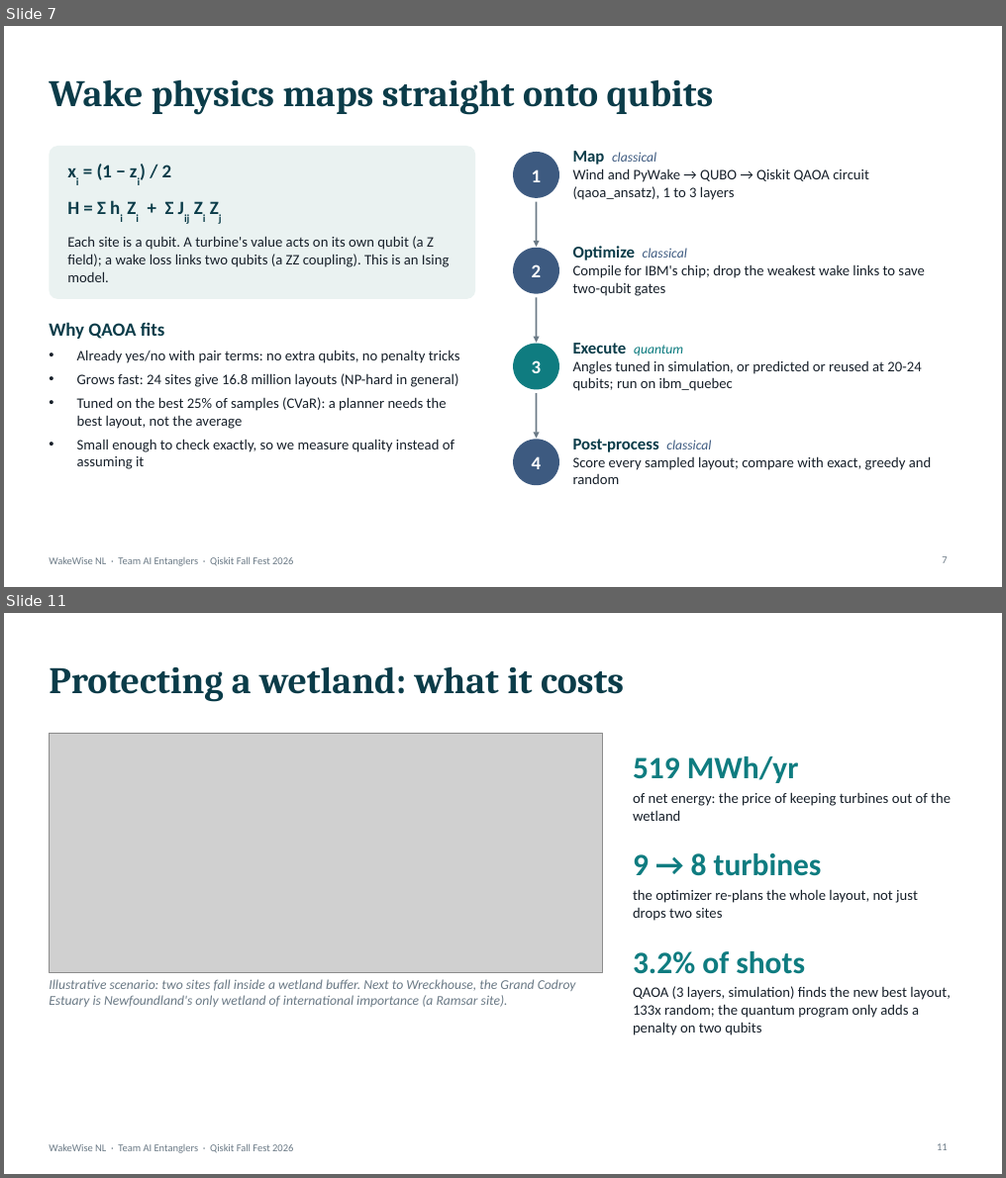
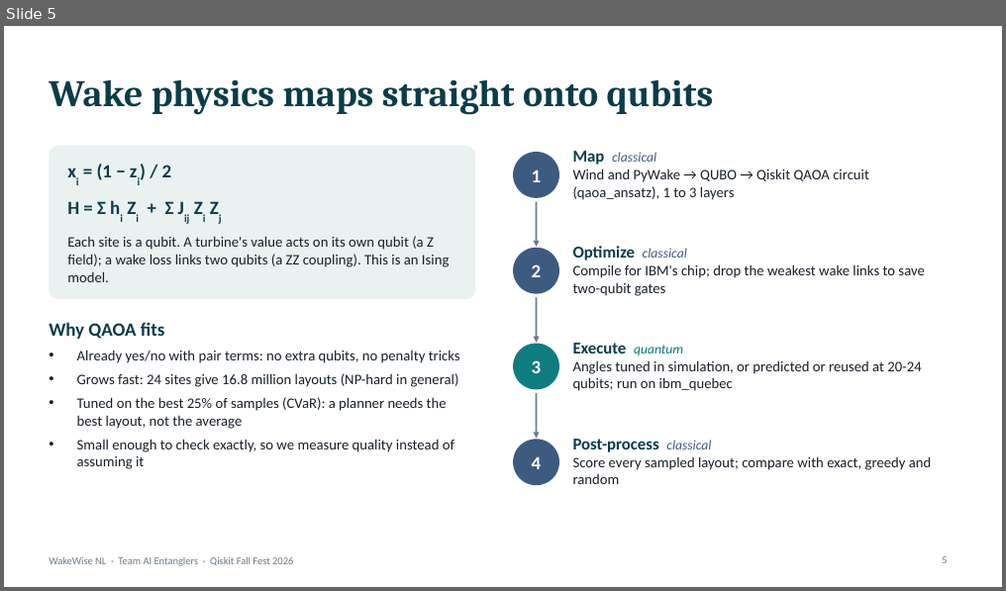
Before and after one commit to mrw-soumik/Qiskit-AI-Entanglers-, a slide deck: slides/WakeWise_NL_AI_Entanglers.pptx. Shown one above the other, each under a label of ours: slides 7 and 11 before the commit, slide 5 after it; the slides between them are not shown. The pictures are 1006x1178 and 1006x591 pixels, drawn with LibreOffice and Linux fonts; fonts in the diff are those of the drawing; grey boxes stand for pictures. Boxes give left, top, right and bottom in pixels: in the first picture for what was removed or moved away, otherwise in the second. Text is boxed around its words. In the diff, an @@ line names an element or a change of style, - is before the commit and + after.

```diff
--- a/slides/WakeWise_NL_AI_Entanglers.pptx
+++ b/slides/WakeWise_NL_AI_Entanglers.pptx
@@ slide 11 removed at [4, 613, 1002, 1174], background #FFFFFF; not listed: 1 template element that a slide beside it also shows @@
@@ title removed at [49, 666, 624, 702] @@
-Protecting a wetland: what it costs
@@ picture removed at [49, 733, 603, 972] @@
@@ text removed at [633, 757, 799, 783] @@
-519 MWh/yr
@@ text removed at [633, 792, 950, 821] @@
-of net energy: the price of keeping turbines out of the wetland
@@ text removed at [633, 854, 822, 876] @@
-9 → 8 turbines
@@ text removed at [633, 889, 918, 921] @@
-the optimizer re-plans the whole layout, not just drops two sites
@@ text removed at [633, 952, 805, 974] @@
-3.2% of shots
@@ text removed at [49, 979, 576, 1007] @@
-Illustrative scenario: two sites fall inside a wetland buffer. Next to Wreckhouse, the Grand Codroy Estuary is Newfoundland's only wetland of international importance (a Ramsar site).
@@ text removed at [633, 986, 950, 1036] @@
-QAOA (3 layers, simulation) finds the new best layout, 133x random; the quantum program only adds a penalty on two qubits
@@ page number removed at [937, 1144, 947, 1151] @@
-11
@@ what was slide 7 is now slide 5 @@
```
Also in this commit, not shown: 8 slides changed, 5 other slides removed, 1 other file.
